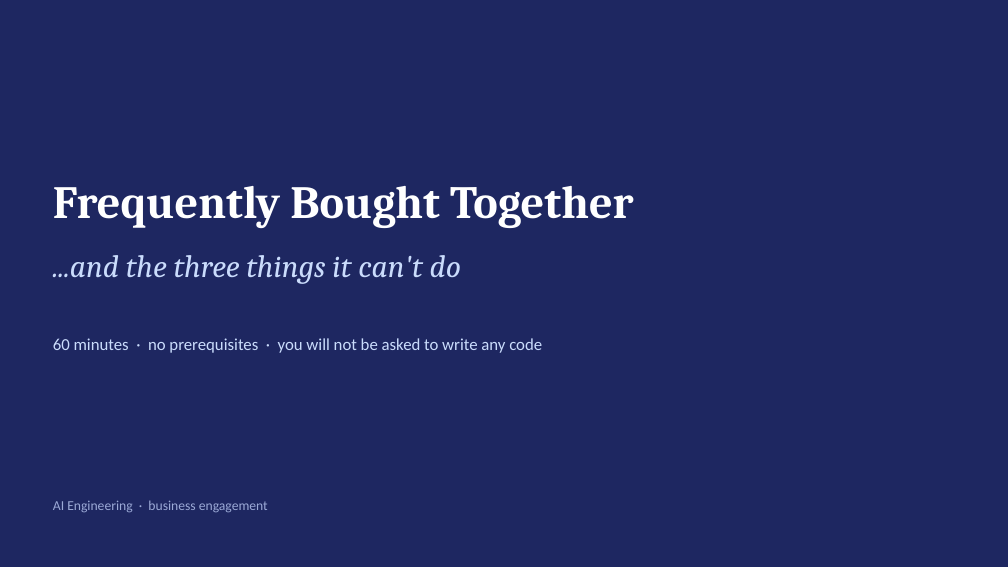
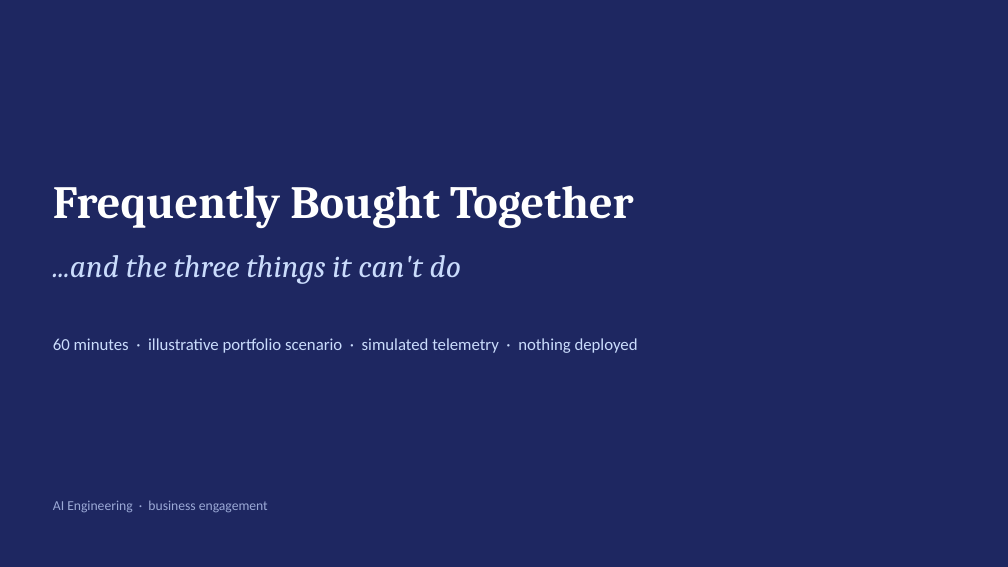
Before and after one commit to Kenchch/retail-ai-pipeline, a slide deck: slide 1 of workshop/ai_literacy_workshop.pptx. Drawn at 1008x567 pixels with LibreOffice and Linux fonts; fonts in the diff are those of the drawing. Boxes give left, top, right and bottom in pixels: in the first picture for what was removed or moved away, otherwise in the second. Text is boxed around its words. In the diff, an @@ line names an element or a change of style, - is before the commit and + after.

Commit message:
Label adoption materials as simulated portfolio scenario

```diff
--- a/workshop/ai_literacy_workshop.pptx
+++ b/workshop/ai_literacy_workshop.pptx
@@ text at (53, 338, 638, 353): text changed @@
-60 minutes · no prerequisites · you will not be asked to write any code
+60 minutes · illustrative portfolio scenario · simulated telemetry · nothing deployed
```
Also in this commit, not shown: 2 other slides changed, 5 other files.
